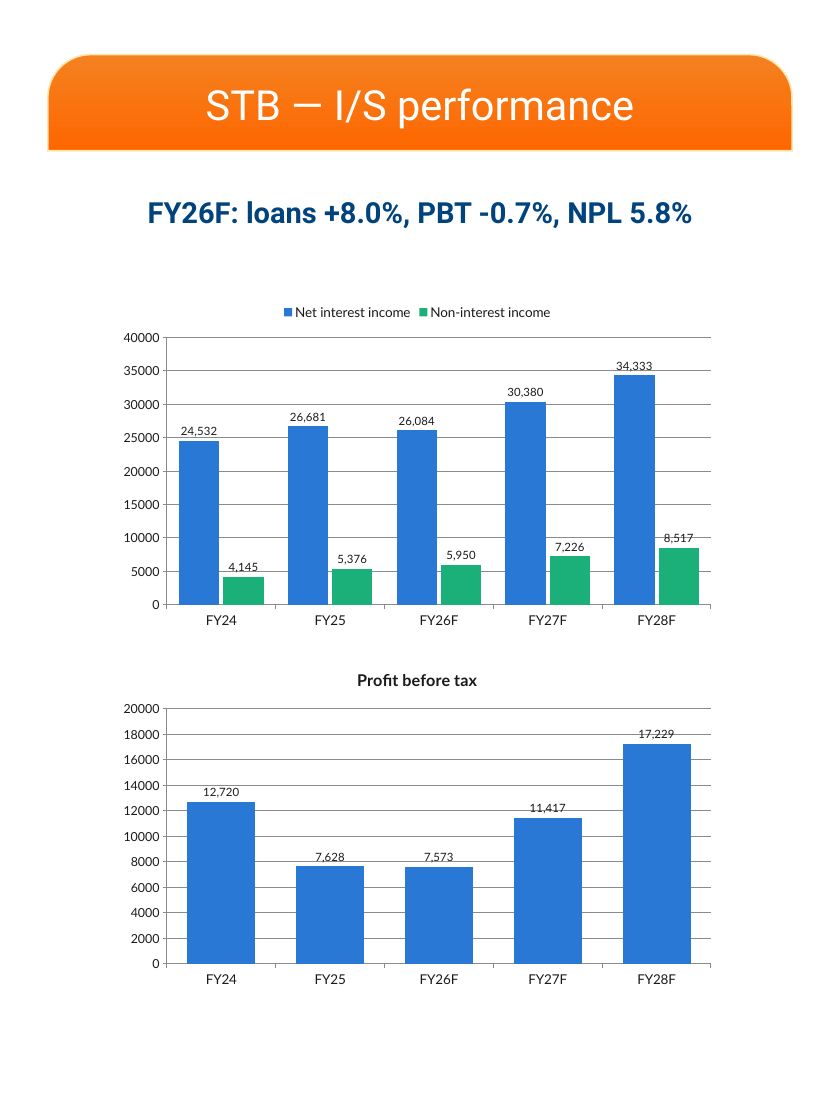
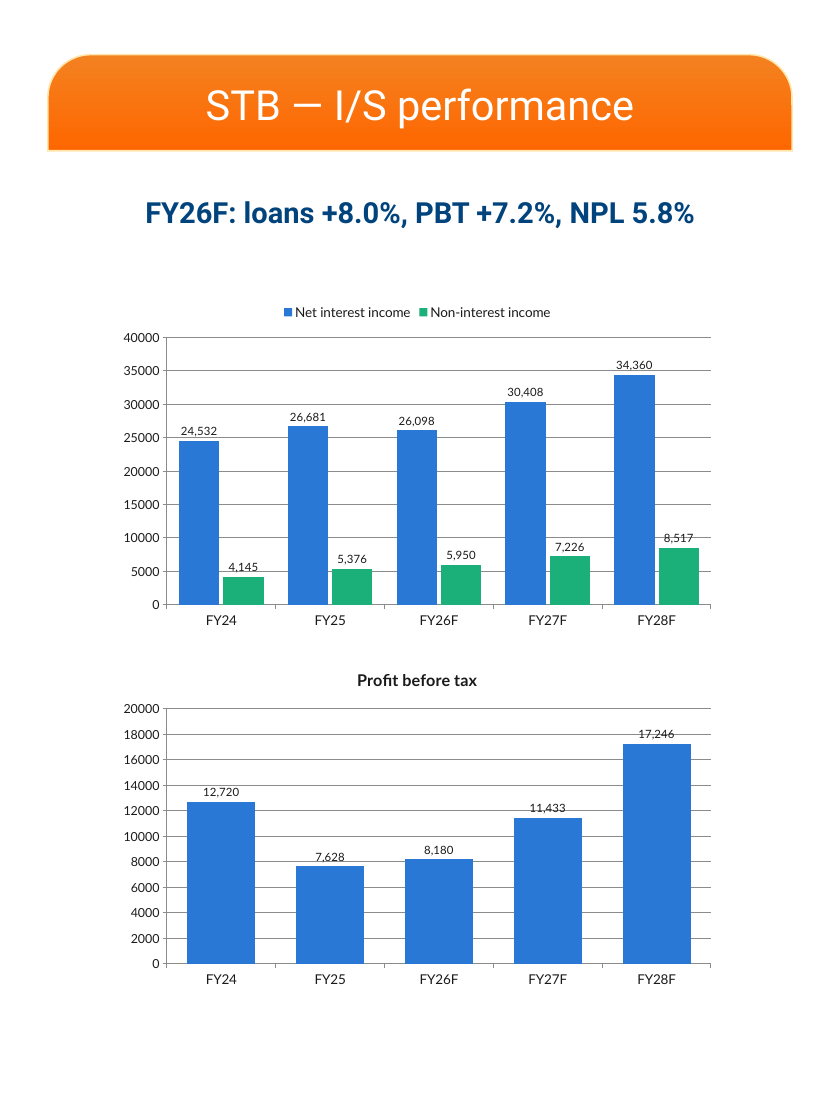
Before and after one commit to datquanton/verbose-guide, a slide deck: slide 3 of MASVN_Mobile_Report_STB_FPT_2Q26_EN_VN.pptx. Drawn at 840x1120 pixels with LibreOffice and Linux fonts; fonts in the diff are those of the drawing; background and template pictures are left out. Boxes give left, top, right and bottom in pixels: in the first picture for what was removed or moved away, otherwise in the second. Text is boxed around its words. In the diff, an @@ line names an element or a change of style, - is before the commit and + after.

```diff
--- a/MASVN_Mobile_Report_STB_FPT_2Q26_EN_VN.pptx
+++ b/MASVN_Mobile_Report_STB_FPT_2Q26_EN_VN.pptx
@@ text at (145,201,695,228): text changed @@
-FY26F: loans +8.0%, PBT -0.7%, NPL 5.8%
+FY26F: loans +8.0%, PBT +7.2%, NPL 5.8%
@@ column chart at (111,296,724,635) @@
@@ Net interest income, FY26F: 26084 to 26098 @@
@@ Net interest income, FY27F: 30380 to 30408 @@
@@ Net interest income, FY28F: 34333 to 34360 @@
@@ column chart at (111,655,724,995) @@
@@ Profit before tax, FY26F: 7573 to 8180 @@
@@ Profit before tax, FY27F: 11417 to 11433 @@
@@ Profit before tax, FY28F: 17229 to 17246 @@
```
Also in this commit, not shown: 9 other slides changed, 14 other files.
